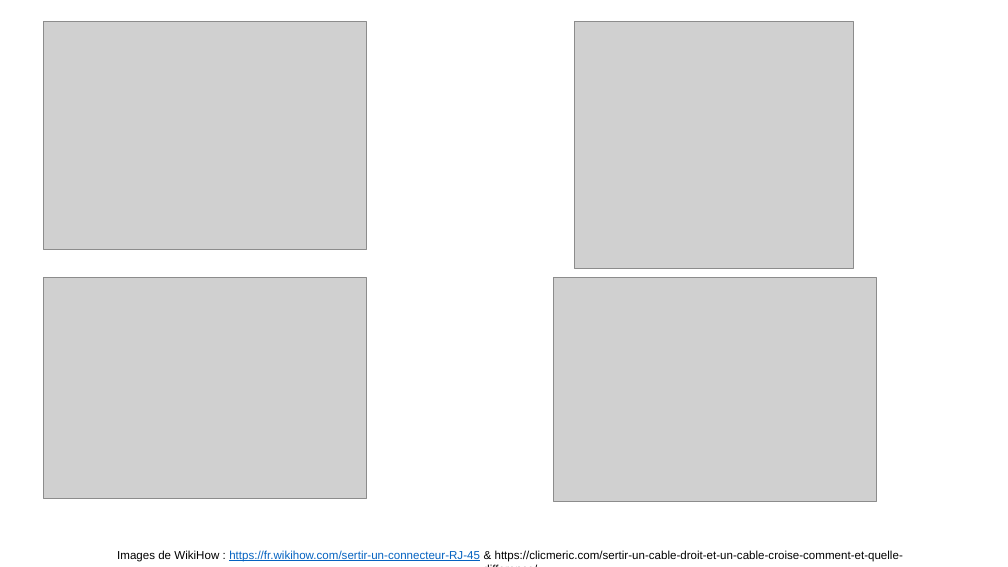
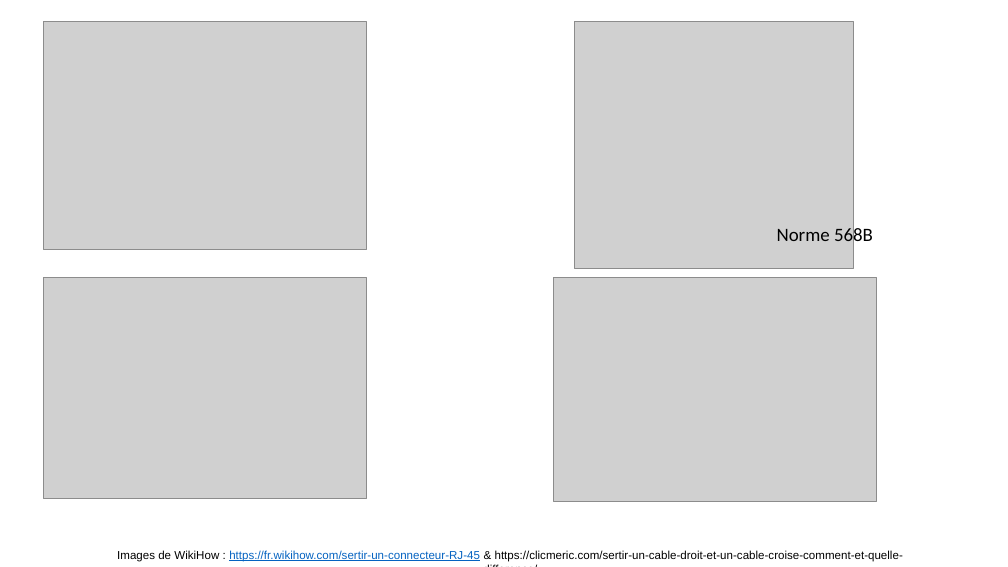
Before and after one commit to guillaume-rico/reseaux_informatiques, a slide deck: slide 38 of 01_CM/CM3 Réseaux Informatiques.pptx. Drawn at 1008x567 pixels with LibreOffice and Linux fonts; fonts in the diff are those of the drawing; grey boxes stand for pictures. Boxes give left, top, right and bottom in pixels: in the first picture for what was removed or moved away, otherwise in the second. Text is boxed around its words. In the diff, an @@ line names an element or a change of style, - is before the commit and + after.

```diff
--- a/01_CM/CM3 Réseaux Informatiques.pptx
+++ b/01_CM/CM3 Réseaux Informatiques.pptx
@@ text added at box(777, 226, 873, 247), 18 pt, text #000000 @@
+Norme 568B
```
Also in this commit, not shown: 6 other slides changed, 3 other files.
